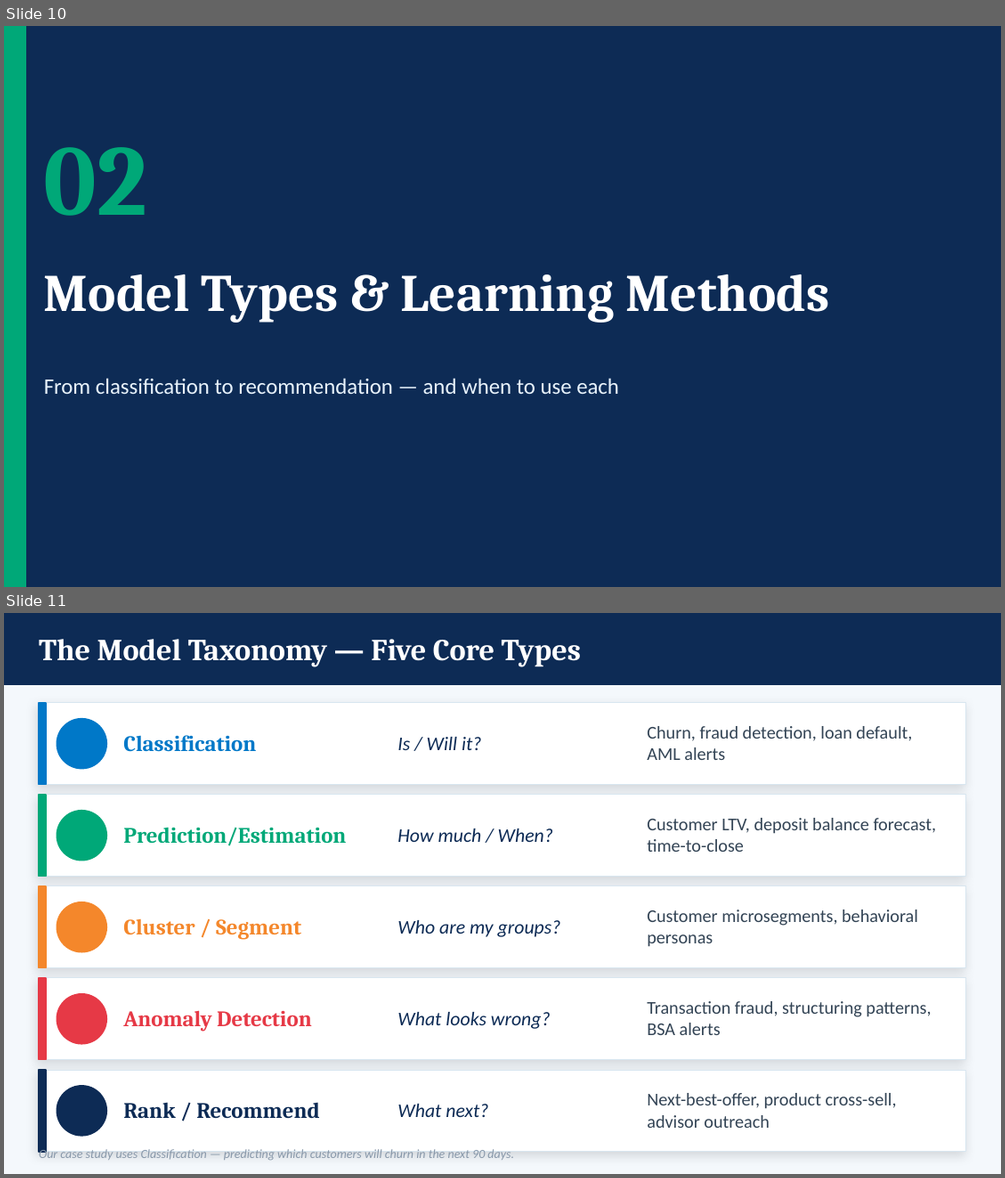
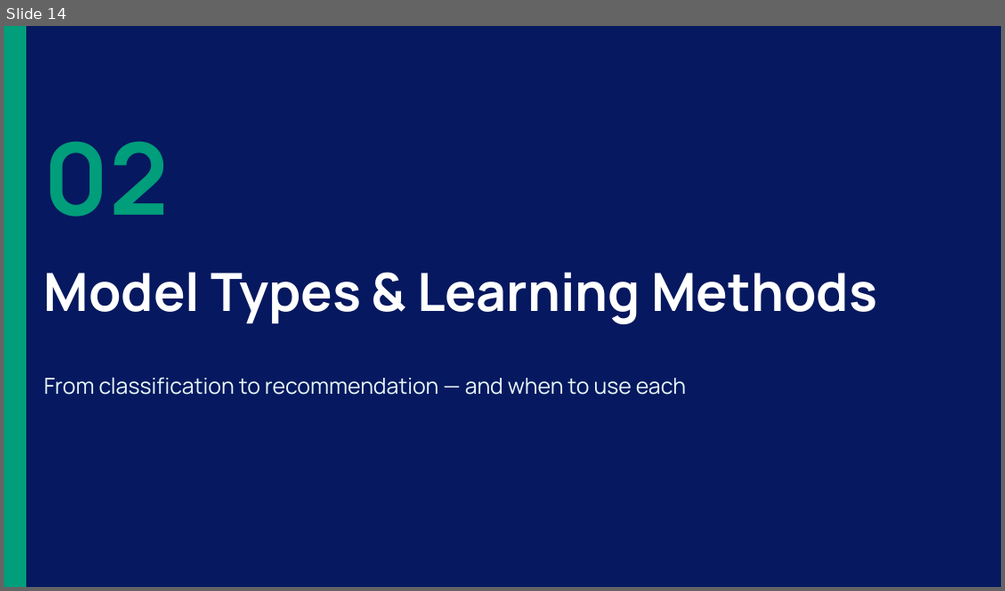
Before and after one commit to MonkeyWrenchGang/jhai_presentations, a slide deck: 14apr2026/data_science_for_banking_jh.pptx. Shown one above the other, each under a label of ours: slides 10 and 11 before the commit, slide 14 after it. The pictures are 1005x1178 and 1005x591 pixels, drawn with LibreOffice and Linux fonts; fonts in the diff are those of the drawing. Boxes give left, top, right and bottom in pixels: in the first picture for what was removed or moved away, otherwise in the second. Text is boxed around its words. In the diff, an @@ line names an element or a change of style, - is before the commit and + after.

```diff
--- a/14apr2026/data_science_for_banking_jh.pptx
+++ b/14apr2026/data_science_for_banking_jh.pptx
@@ slide 11 removed at bbox=[4, 613, 1001, 1174], background #F4F8FC @@
@@ rectangle removed at bbox=[4, 613, 1001, 685] @@
@@ text removed at bbox=[39, 639, 581, 667] @@
-The Model Taxonomy — Five Core Types
@@ rectangle removed at bbox=[39, 703, 966, 785] @@
@@ rectangle removed at bbox=[39, 703, 46, 785] @@
@@ ellipse removed at bbox=[57, 719, 106, 769] @@
@@ text removed at bbox=[123, 735, 256, 752] @@
-Classification
@@ text removed at bbox=[397, 737, 481, 750] @@
-Is / Will it?
@@ text removed at bbox=[647, 726, 912, 760] @@
-Churn, fraud detection, loan default, AML alerts
@@ rectangle removed at bbox=[39, 795, 966, 876] @@
@@ rectangle removed at bbox=[39, 795, 46, 876] @@
@@ ellipse removed at bbox=[57, 811, 106, 860] @@
@@ text removed at bbox=[647, 818, 937, 852] @@
-Customer LTV, deposit balance forecast, time-to-close
@@ text removed at bbox=[123, 827, 346, 846] @@
-Prediction/Estimation
@@ text removed at bbox=[397, 828, 553, 842] @@
-How much / When?
@@ rectangle removed at bbox=[39, 886, 966, 968] @@
@@ rectangle removed at bbox=[39, 886, 46, 968] @@
@@ ellipse removed at bbox=[57, 902, 106, 952] @@
@@ text removed at bbox=[123, 919, 301, 939] @@
-Cluster / Segment
@@ text removed at bbox=[397, 920, 561, 937] @@
-Who are my groups?
@@ text removed at bbox=[647, 909, 918, 947] @@
-Customer microsegments, behavioral personas
@@ rectangle removed at bbox=[39, 978, 966, 1060] @@
@@ rectangle removed at bbox=[39, 978, 46, 1060] @@
@@ ellipse removed at bbox=[57, 994, 106, 1044] @@
@@ text removed at bbox=[123, 1010, 312, 1031] @@
-Anomaly Detection
@@ text removed at bbox=[397, 1012, 550, 1029] @@
-What looks wrong?
@@ text removed at bbox=[647, 1001, 930, 1035] @@
-Transaction fraud, structuring patterns, BSA alerts
@@ rectangle removed at bbox=[39, 1070, 966, 1151] @@
@@ rectangle removed at bbox=[39, 1070, 46, 1151] @@
@@ ellipse removed at bbox=[57, 1086, 106, 1135] @@
@@ text removed at bbox=[647, 1093, 897, 1127] @@
-Next-best-offer, product cross-sell, advisor outreach
@@ text removed at bbox=[123, 1102, 319, 1118] @@
-Rank / Recommend
@@ text removed at bbox=[397, 1103, 488, 1117] @@
-What next?
@@ text removed at bbox=[39, 1147, 514, 1159] @@
-Our case study uses Classification — predicting which customers will churn in the next 90 days.
@@ what was slide 10 is now slide 14 @@
@@ slide 14 changed as well @@
@@ background #0D2B55 to #06185F @@
@@ rectangle at bbox=[4, 26, 26, 586]: fill #00A878 to #009E7A; outline #00A878 1 pt to #009E7A 1 pt @@
@@ text "02" at bbox=[44, 142, 169, 216]: font Cambria to Manrope, text colour #00A878 to #009E7A @@
@@ text "Model Types & Learning Methods" at bbox=[44, 272, 877, 324]: font Cambria to Manrope @@
@@ text "From classification to recommendation — ..." at bbox=[44, 377, 687, 394]: font Calibri to Manrope, text colour #E8F3FC to #E8F7F7 @@
```
Also in this commit, not shown: 40 other slides changed, 12 slides added, 1 other slide removed, 4 other files.
